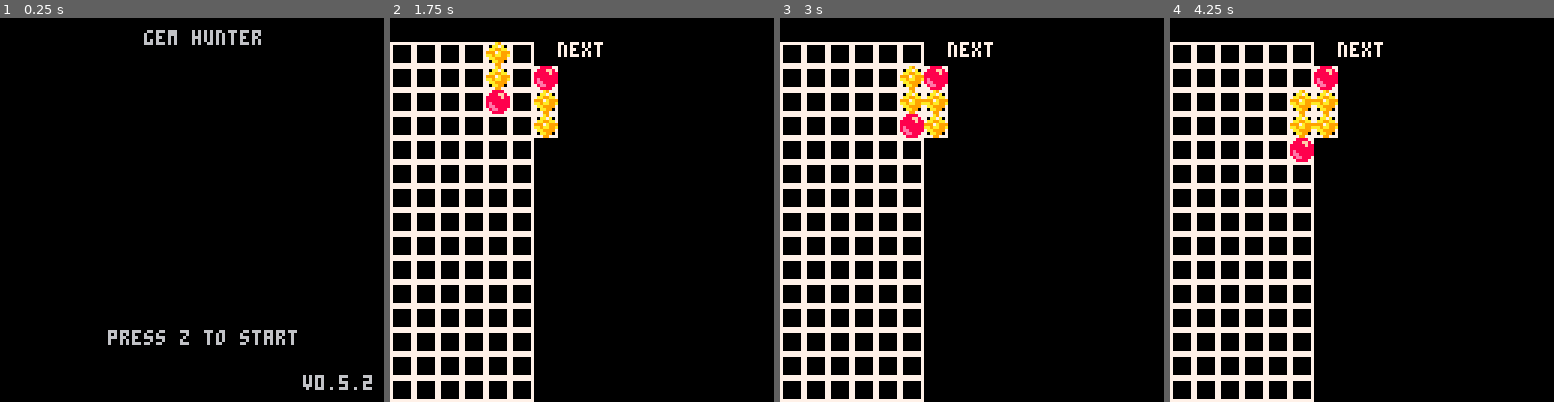
Above: before the commit, frames 1-4 (left to right).
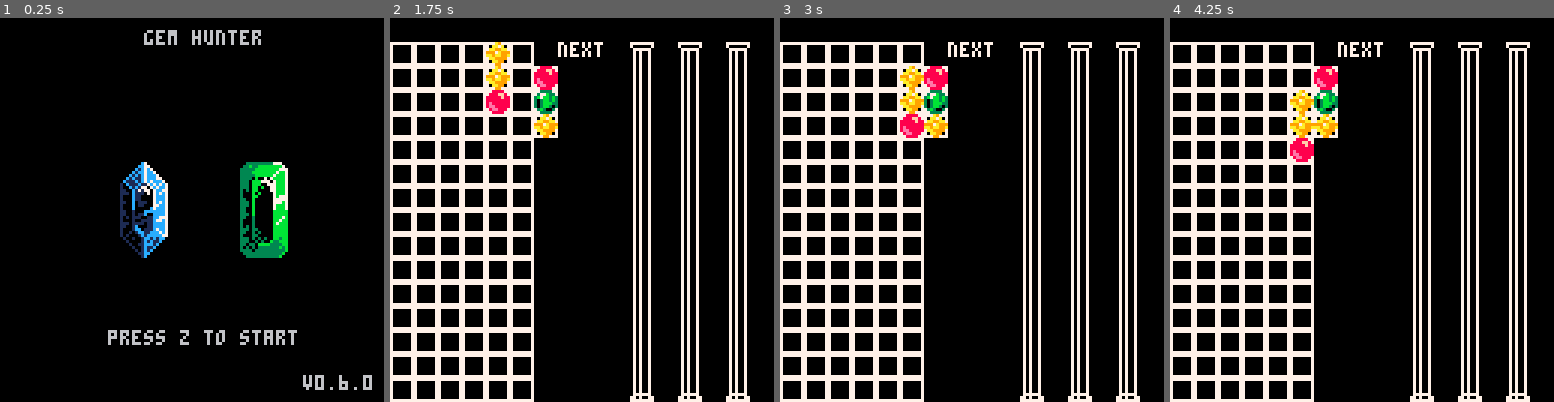
Above: after the commit, the same moments.

Repository: EliasJMote/Gem-Hunter-Pico-8
Game: PICO-8 cartridge gem_hunter.p8
The game is run twice, just before and just after one commit, with the same random seed, the same clock (stepped at 60 frames per second) and the same inputs.
Inputs:
- Up to frame 1 (0.25 s): no input
- Up to frame 2 (1.75 s): tap X (X key) at 0.33, 1.07 s; tap O (Z key) at 0.7, 1.7 s; hold Right from 1.6 s (still down)
- Up to frame 3 (3 s): tap X (X key) at 1.85, 2.97 s; release Right at 2.1 s; tap O (Z key) at 2.1, 2.5, 2.9 s; hold Up 2.15-2.42 s; hold Right from 2.47 s (still down)
- Up to frame 4 (4.25 s): release Right at 3.03 s; hold Left 3.08-3.58 s; tap O (Z key) at 3.3, 3.7, 4.1 s; hold Down 3.63-3.97 s; hold Right from 4.02 s (still down); tap X (X key) at 4.08 s

The runs differ from the first frame. In frame 1, 4.0% of the frame differs, in the area x 31-97%, y 37-97%; in frame 2, 7.2%, in the area x 37-94%, y 6-100%; in frame 3, 7.2%; in frame 4, 7.2%.

Commit message:
V0.6.0 - changed block removal algorithm (should work correctly, could use further testing)

Diff:
--- a/gem_hunter.p8
+++ b/gem_hunter.p8
@@ -2,12 +2,19 @@
 version 17
 __lua__
 
+function check_del_blks(x,y,d_b)
+	for b in all(d_b) do
+		if(b[x]==x and b[y]==y) then return true end
+	end
+	return false
+end
+
 -- remove blocks
 function blk_removal(p)
 
 	-- remove blocks as necessary
-	for x in all(p.del_blks) do
-		p.well[x["i"]][x["j"]] = 0
+	for b in all(p.del_blks) do
+		p.well[b["x"]][b["y"]] = 0
 	end
 
 	return p
@@ -40,86 +47,166 @@
 -- check rows for matching pieces
 function check_rows(p)
 
+	-- a table of blocks to be deleted after all checking is complete
 	local d_b = {}
-	local init_block_added = false
 
 	-- check the well vertically
-	for i=1,6 do
-		for j=1,13 do
+
+	for x=1,6 do
+		for y=1,13 do
 
 			-- the current block we are looking at
-			local blk_clr = p.well[i][j]
-
-			-- check for a vertical row
-			if(blk_clr ~= 0 and blk_clr ~= 17) then
-				if(p.well[i][j+1] == blk_clr and p.well[i][j+2] == blk_clr) then
-					add(d_b, {i=i,j=j})
-					init_block_added = true
-					add(d_b, {i=i,j=j+1})
-					add(d_b, {i=i,j=j+2})
+			local blk_clr = p.well[x][y]
+
+			--if not check_del_blks(x,y,d_b) then
+
+				-- check for a vertical row
+				if(blk_clr ~= 0 and blk_clr ~= 17) then
+
+					-- if the two blocks above are the same
+					if(p.well[x][y+1] == blk_clr and p.well[x][y+2] == blk_clr) then
+
+						-- add 3 blocks in a column
+						add(d_b, {x=x,y=y})
+						add(d_b, {x=x,y=y+1})
+						add(d_b, {x=x,y=y+2})
+
+						-- keep checking blocks above until a different block is found
+						for y_2=y+3,15 do
+							if(p.well[x][y_2] == blk_clr) then
+								add(d_b, {x=x,y=y_2})
+							else
+								break
+							end
+						end
+					end
+
+
 				end
-			end
+			--end
 		end
 	end
 
 	-- check the well horizontally
-	for i=1,4 do
-		for j=1,15 do
+
+	for y=1,15 do
+		for x=1,4 do
 
 			-- the current block we are looking at
-			local blk_clr = p.well[i][j]
+			local blk_clr = p.well[x][y]
 
 			-- check for a horizontal row
 			if(blk_clr ~= 0 and blk_clr ~= 17) then
-				if(p.well[i+1][j] == blk_clr and p.well[i+2][j] == blk_clr) then
-					if not(init_block_added) then
-						add(d_b, {i=i,j=j})
-						init_block_added = true
+
+				-- if 2 blocks to the right are the same, mark the row for deletion
+				if(p.well[x+1][y] == blk_clr and p.well[x+2][y] == blk_clr) then
+
+					add(d_b, {x=x,y=y})
+					add(d_b, {x=x+1,y=y})
+					add(d_b, {x=x+2,y=y})
+
+					-- keep checking blocks to the right until they are different
+					for x_2=x+3,6 do
+						if(p.well[x_2][y] == blk_clr) then
+							add(d_b, {x=x_2,y=y})
+						else
+							break
+						end
 					end
-					add(d_b, {i=i+1,j=j})
-					add(d_b, {i=i+2,j=j})
+					x=5
 				end
 			end
 		end
 	end
 
 	-- check the well for upper left to lower right diagonal
-	for i=1,4 do
-		for j=1,13 do
+
+	for y=1,13 do
+		for x=1,4 do
 
 			-- the current block we are looking at
-			local blk_clr = p.well[i][j]
+			local blk_clr = p.well[x][y]
 
 			-- check for a diagonal row
 			if(blk_clr ~= 0 and blk_clr ~= 17) then
-				if(p.well[i+1][j+1] == blk_clr and p.well[i+2][j+2] == blk_clr) then
-					if not(init_block_added) then
-						add(d_b, {i=i,j=j})
-						init_block_added = true
+				if(p.well[x+1][y+1] == blk_clr and p.well[x+2][y+2] == blk_clr) then
+
+					-- if 2 blocks to the lower right are the same, mark the row for deletion
+					add(d_b, {x=x,y=y})
+					add(d_b, {x=x+1,y=y+1})
+					add(d_b, {x=x+2,y=y+2})
+
+					-- keep checking blocks to the lower right until they are different
+					if(x+3<=6) then
+						if(p.well[x+3][y+3] == blk_clr) then
+							add(d_b, {x=x+3,y=y+3})
+						else
+							break
+						end
 					end
-					add(d_b, {i=i+1,j=j+1})
-					add(d_b, {i=i+2,j=j+2})
+
+					if(x+4<=6) then
+						if(p.well[x+4][y+4] == blk_clr) then
+							add(d_b, {x=x+4,y=y+4})
+						else
+							break
+						end
+					end
+
+					if(x+5<=6) then
+						if(p.well[x+5][y+5] == blk_clr) then
+							add(d_b, {x=x+5,y=y+5})
+						else
+							break
+						end
+					end
+
 				end
 			end
 		end
 	end
 
 	-- check the well for lower left to upper right diagonal
-	for i=1,4 do
-		for j=3,15 do
+	for x=1,4 do
+		for y=3,15 do
 
 			-- the current block we are looking at
-			local blk_clr = p.well[i][j]
+			local blk_clr = p.well[x][y]
 
 			-- check for a diagonal row
 			if(blk_clr ~= 0 and blk_clr ~= 17) then
-				if(p.well[i+1][j-1] == blk_clr and p.well[i+2][j-2] == blk_clr) then
-					if not(init_block_added) then
-						add(d_b, {i=i,j=j})
-						init_block_added = true
+
+				-- if 2 blocks to the upper right are the same, mark the row for deletion
+				if(p.well[x+1][y-1] == blk_clr and p.well[x+2][y-2] == blk_clr) then
+
+					add(d_b, {x=x,y=y})
+					add(d_b, {x=x+1,y=y-1})
+					add(d_b, {x=x+2,y=y-2})
+
+					-- keep checking blocks to the upper right until they are different
+					if(x+3<=6) then
+						if(p.well[x+3][y-3] == blk_clr) then
+							add(d_b, {x=x+3,y=y-3})
+						else
+							break
+						end
 					end
-					add(d_b, {i=i+1,j=j-1})
-					add(d_b, {i=i+2,j=j-2})
+
+					if(x+4<=6) then
+						if(p.well[x+4][y-4] == blk_clr) then
+							add(d_b, {x=x+4,y=y-4})
+						else
+							break
+						end
+					end
+
+					if(x+5<=6) then
+						if(p.well[x+5][y-5] == blk_clr) then
+							add(d_b, {x=x+5,y=y-5})
+						else
+							break
+						end
+					end
 				end
 			end
 		end
@@ -173,6 +260,26 @@
 end
 
 -- function remove_crush_levels
+function remove_crush_levels(p,crush_levels)
+	-- first, copy blocks down by the number of crush levels
+	for i=1,6 do
+		for j=crush_levels,15 do
+			p.well[i][j] = p.well[i][j-crush_levels]
+		end
+	end
+
+	-- next, clear the top number of crush levels
+	for i=1,6 do
+		for j=1,crush_levels  do
+			p.well[i][j] = 0
+		end
+	end
+
+	-- update the number of crush bar levels for the player
+	p.crush_bar_level -= crush_levels
+
+	return p
+end
 
 -- check if a block coming down has overlap with the lowest block
 function check_overlap(p, x)
@@ -213,9 +320,9 @@
 	-- create the next column that will be used
 	-- (display this to the player)
 	p.column_next = {}
-	add(p.column_next, flr(rnd(4)) + 1)
-	add(p.column_next, flr(rnd(4)) + 1)
-	add(p.column_next, flr(rnd(4)) + 1)
+	for i=1,3 do
+		add(p.column_next, flr(rnd(4)) + 1)
+	end
 
 	-- current score
 	p.score = 0
@@ -290,25 +397,25 @@
 
 		if(p.timer == 30) then
 			for x in all(p.del_blks) do
-				p.well[x["i"]][x["j"]] = 5
+				p.well[x["x"]][x["y"]] = 5
 			end
 		end
 
 		if(p.timer == 35) then
 			for x in all(p.del_blks) do
-				p.well[x["i"]][x["j"]] = 6
+				p.well[x["x"]][x["y"]] = 6
 			end
 		end
 
 		if(p.timer == 40) then
 			for x in all(p.del_blks) do
-				p.well[x["i"]][x["j"]] = 7
+				p.well[x["x"]][x["y"]] = 7
 			end
 		end
 
 		if(p.timer == 45) then
 			for x in all(p.del_blks) do
-				p.well[x["i"]][x["j"]] = 8
+				p.well[x["x"]][x["y"]] = 8
 			end
 		end
 
@@ -393,6 +500,8 @@
 -- init game
 function init_game()
 	if(globals.state == "2 Player Game") then
+		--globals.players = {}
+
 		globals.p1 = {}
 		globals.p2 = {}
 
@@ -410,9 +519,18 @@
 
 function _init()
 	globals = {}
+
+	-- setup initial state
 	globals.state = "Title"
+
+	-- setup initial gameplay state
 	globals.game_state = "gameplay"
+
 	globals.timer = 0
+
+	-- setup some constants
+	globals.well_len = 6
+	globals.well_hgt = 15
 end
 
 function _update()
@@ -424,6 +542,7 @@
 			globals.title_state = "Practice"
 		end
 
+	-- game type selection
 	elseif(globals.state == "Select Mode") then
 		if(btnp(4)) then
 			if(globals.title_state == "2 Player") then
@@ -493,8 +612,17 @@
 	if(globals.state == "Title") then
 		local margin = 4
 		print("gem hunter", 48, margin)
+
+		-- draw gems on the title screen
+		for i=1,2 do
+			for j=1,4 do
+				spr(64+(i-1)+16*(j-1), 32+8*i, 40+8*j)
+				spr(66+(i-1)+16*(j-1), 72+8*i, 40+8*j)
+			end
+		end
+
 		print("press z to start", 36, 104)
-		print("v0.5.2", 105-margin, 123-margin)
+		print("v0.6.0", 105-margin, 123-margin)
 
 	elseif(globals.state == "Select Mode") then
 		local margin = 4
@@ -530,8 +658,8 @@
 	elseif(globals.state == "2 Player Game") then
 
 		-- draw blocks in the well
-		for i=1,6 do
-			for j=1,15 do
+		for i=1,globals.well_len do
+			for j=1,globals.well_hgt do
 				spr(globals.p1.well[i][j], 8*(i-1), 8+8*(j-1))
 				spr(globals.p2.well[i][j], 8+72+8*(i-1), 8+8*(j-1))
 			end
@@ -551,13 +679,10 @@
 
 		-- draw the next columns for the players
 		print("next", 56, 8)
-		spr(globals.p1.column_next[1], 48, 16)
-		spr(globals.p1.column_next[2], 48, 24)
-		spr(globals.p1.column_next[3], 48, 32)
-
-		spr(globals.p2.column_next[1], 72, 16)
-		spr(globals.p2.column_next[2], 72, 24)
-		spr(globals.p2.column_next[3], 72, 32)
+		for i=1,3 do
+			spr(globals.p1.column_next[i], 48, 16+8*(i-1))
+			spr(globals.p2.column_next[i], 72, 16+8*(i-1))
+		end
 
 		-- draw the current scores
 		print("score", 56, 48)
@@ -581,18 +706,29 @@
 		end
 
 		if not(globals.p1.clear_process) then
-			spr(globals.p1.column.sprites[1], globals.p1.column.x, globals.p1.column.y)
-			spr(globals.p1.column.sprites[2], globals.p1.column.x, globals.p1.column.y+8)
-			spr(globals.p1.column.sprites[3], globals.p1.column.x, globals.p1.column.y+16)
+			for i=1,3 do
+				spr(globals.p1.column.sprites[i], globals.p1.column.x, globals.p1.column.y+8*(i-1))
+			end
+			--spr(globals.p1.column.sprites[1], globals.p1.column.x, globals.p1.column.y)
+			--spr(globals.p1.column.sprites[2], globals.p1.column.x, globals.p1.column.y+8)
+			--spr(globals.p1.column.sprites[3], globals.p1.column.x, globals.p1.column.y+16)
 		end
 
 		-- draw the next columns for the players
 		print("next", 56, 8)
-		spr(globals.p1.column_next[1], 48, 16)
-		spr(globals.p1.column_next[2], 48, 24)
-		spr(globals.p1.column_next[3], 48, 32)
-
-		-- display victory
+		for i=1,3 do
+			spr(globals.p1.column_next[i], 48, 16+8*(i-1))
+		end
+
+		for i=1,3 do
+			spr(49, 80 + 16 * (i-1), 8)
+			for j=1,14 do
+				spr(50, 80 + 16 * (i-1), 8+8*j)
+			end
+			spr(51, 80 + 16 * (i-1), 120)
+		end
+
+		-- display game over state
 		if(globals.game_state == "p2 victory") then
 			print("game over", 50, 64)
 			print("press 'z'", 50, 88)
Not shown, changed: 80 lines of the sprite sheet (__gfx__) section of gem_hunter.p8
Not shown, changed: readme.txt
